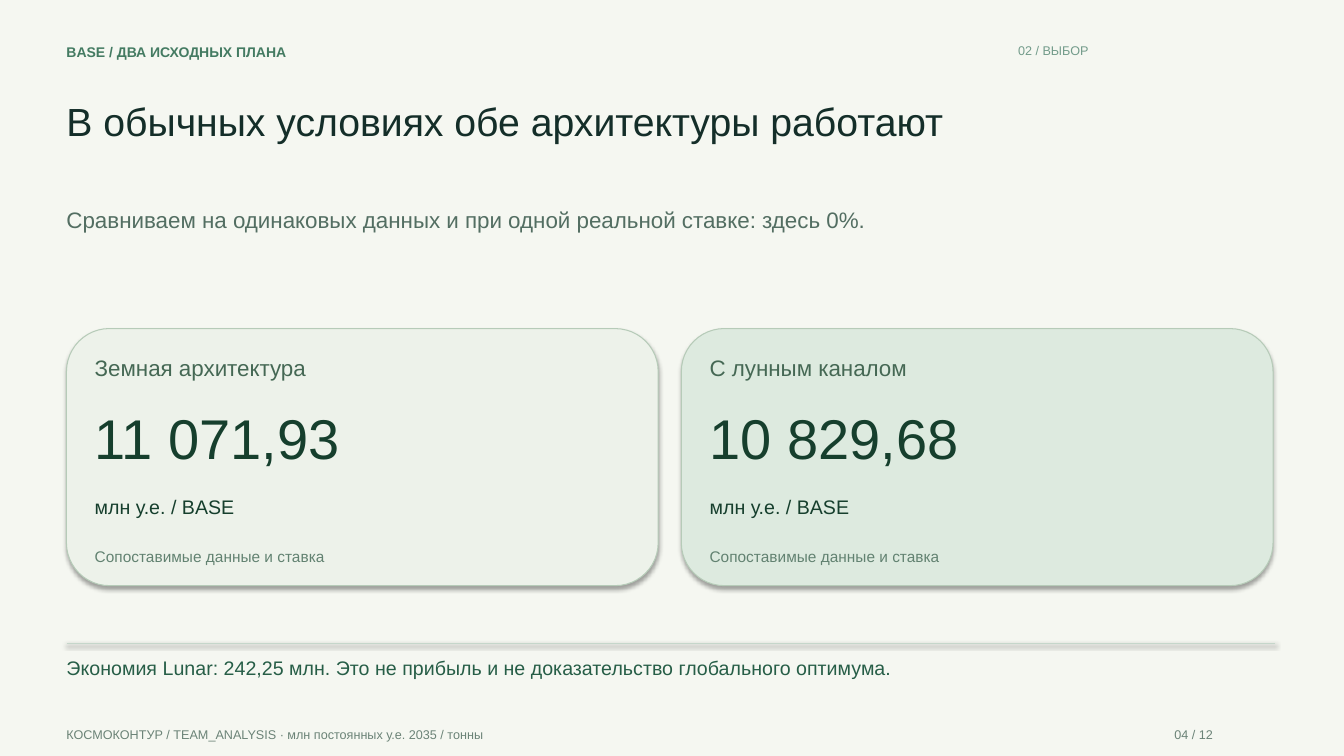
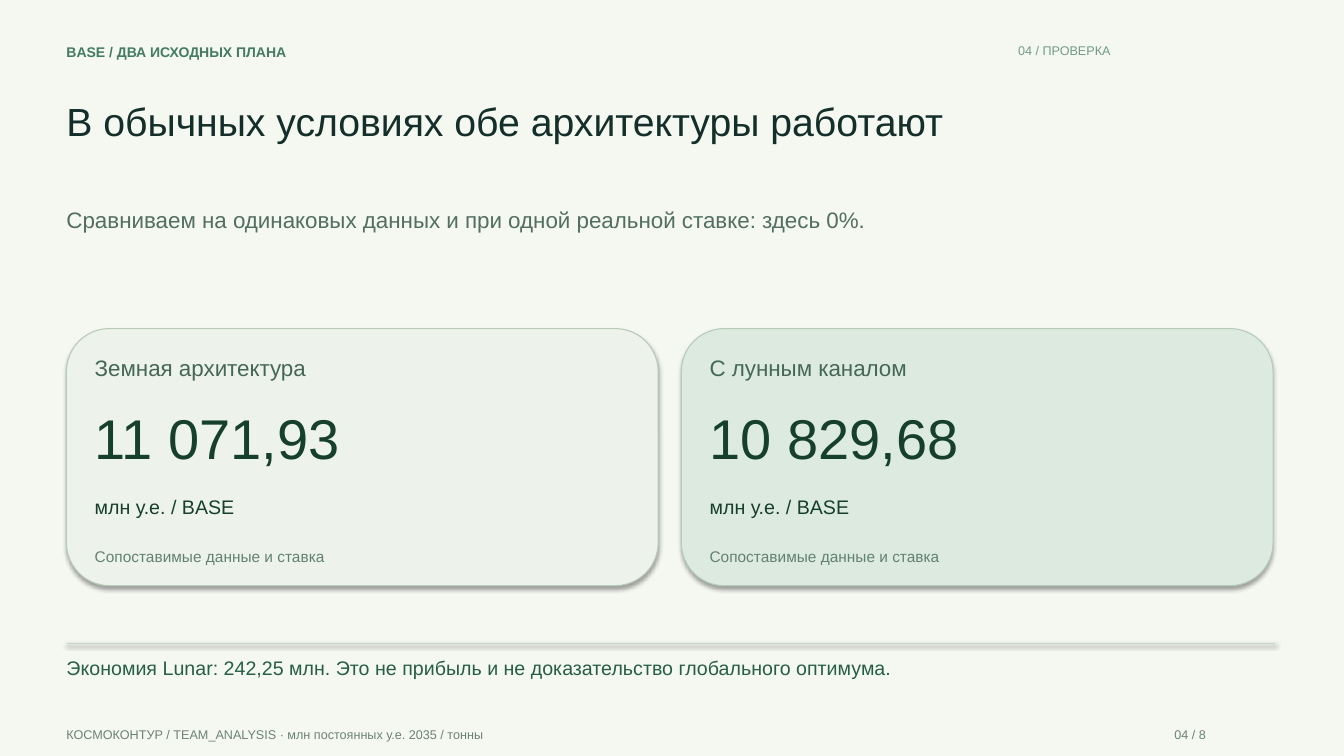
Before and after one commit to overbaffe1/CosmoH, a slide deck: slide 4 of solutions/fuel-contour/docs/PRESENTATION.pptx. Drawn at 1344x756 pixels with LibreOffice and Linux fonts; fonts in the diff are those of the drawing. Boxes give left, top, right and bottom in pixels: in the first picture for what was removed or moved away, otherwise in the second. Text is boxed around its words. In the diff, an @@ line names an element or a change of style, - is before the commit and + after.

```diff
--- a/solutions/fuel-contour/docs/PRESENTATION.pptx
+++ b/solutions/fuel-contour/docs/PRESENTATION.pptx
@@ text at (1018,46,1111,55): text changed @@
-02 / ВЫБОР
+04 / ПРОВЕРКА
@@ text at (1174,730,1206,739): text changed @@
-04 / 12
+04 / 8
```
Also in this commit, not shown: 5 other slides changed, 2 slides added, 6 slides removed, 34 other files.
